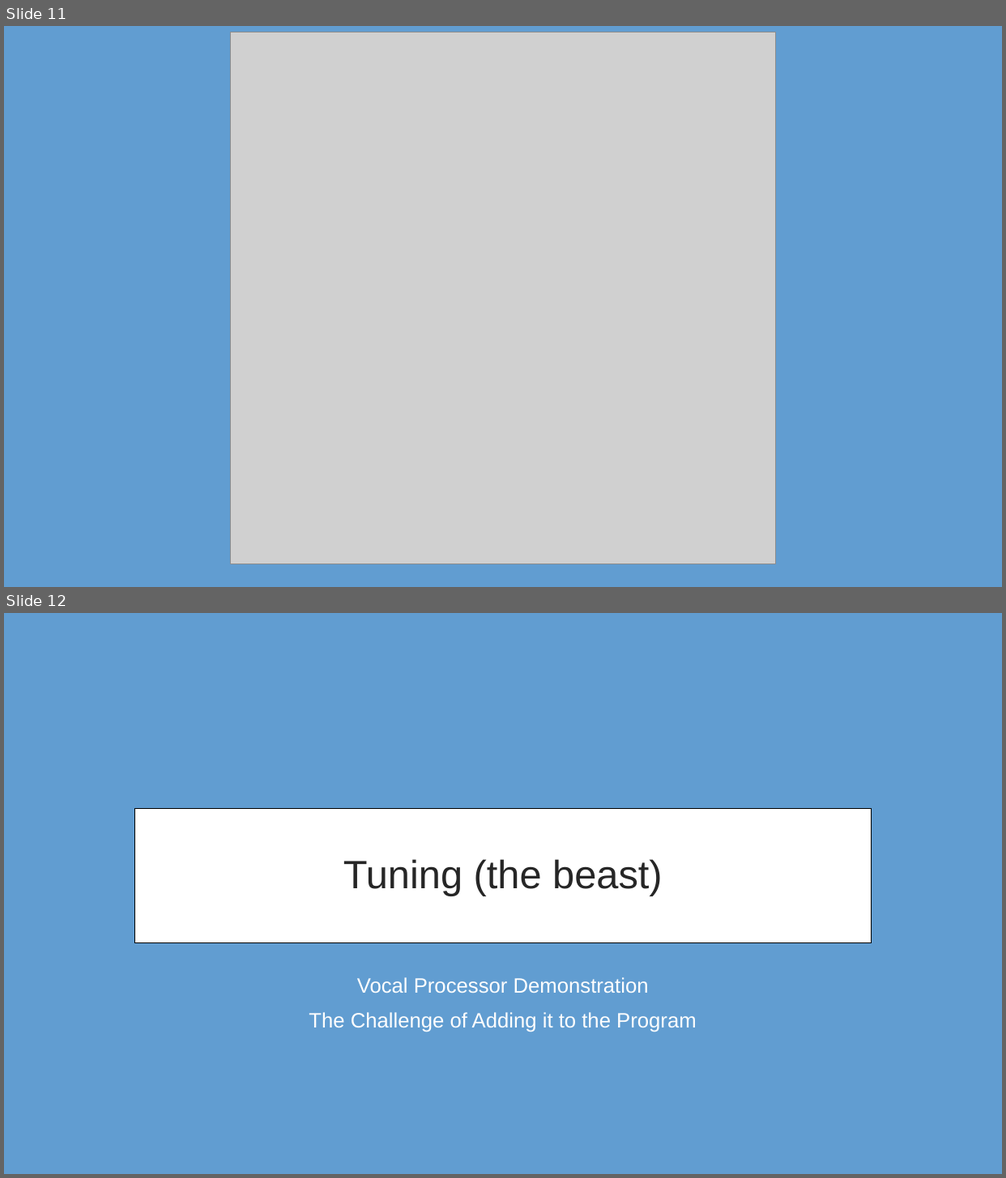
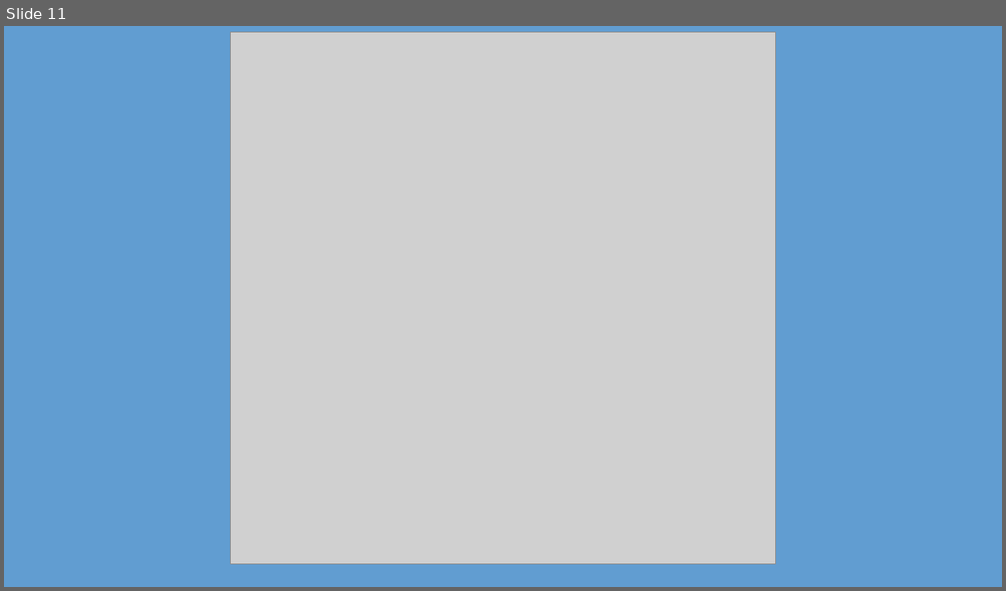
Before and after one commit to Thatawesomeguy4/FiddlePracticeAppCPSC4910, a slide deck: FidLin_Presentation4.0.pptx. Shown one above the other, each under a label of ours: slides 11 and 12 before the commit, slide 11 after it. The pictures are 1006x1178 and 1006x591 pixels, drawn with LibreOffice and Linux fonts; fonts in the diff are those of the drawing; grey boxes stand for pictures. Boxes give left, top, right and bottom in pixels: in the first picture for what was removed or moved away, otherwise in the second. Text is boxed around its words. In the diff, an @@ line names an element or a change of style, - is before the commit and + after.

```diff
--- a/FidLin_Presentation4.0.pptx
+++ b/FidLin_Presentation4.0.pptx
@@ slide 12 removed at box(4, 613, 1002, 1174), background #619DD1 @@
@@ title removed at box(135, 808, 871, 943) @@
-Tuning (the beast)
@@ subtitle removed at box(309, 977, 697, 1033) @@
-Vocal Processor Demonstration
-The Challenge of Adding it to the Program
```
Also in this commit, not shown: 2 slides added.
